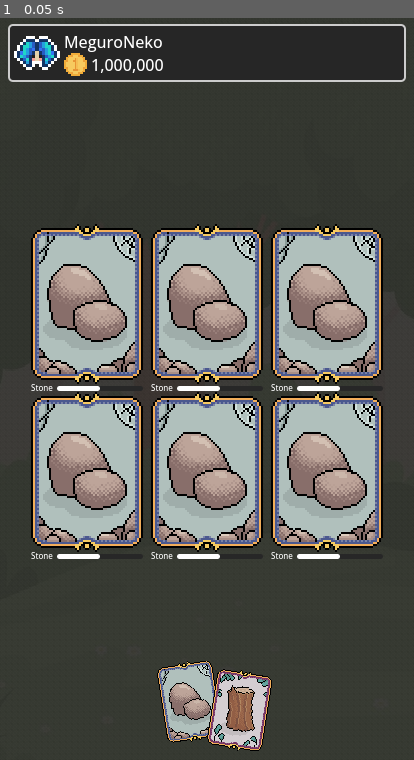
Above: before the commit, frame 1.
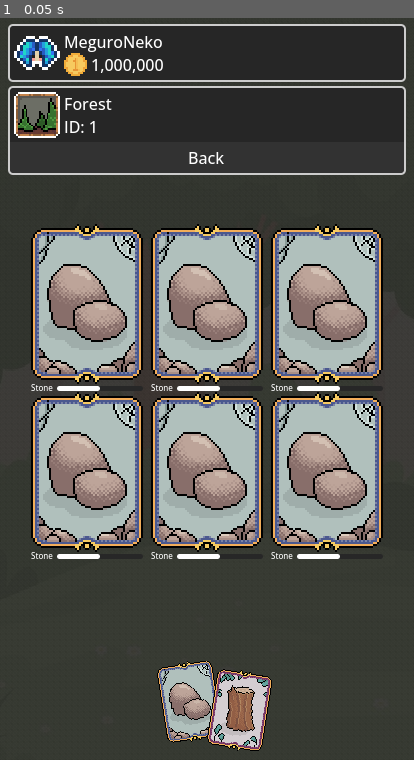
Above: after the commit, the same moment.

Repository: meguroneko/cardvival
Game: Godot game, scene res://scenes/workspace/workspace.tscn
Same seed, same stepped clock (60 frames per second), same inputs: the game is played once before the commit and once after it. This scene is started directly instead of the project's main scene.
Inputs:
- Up to frame 1 (0.05 s): no input

The runs differ from the first frame. In frame 1, 1.5% of the frame differs, in the area x 1-99%, y 9-22%.

Commit message:
+1 for workspace and something else

Diff:
--- a/gui/workspaces/workspace.gd
+++ b/gui/workspaces/workspace.gd
@@ -3,7 +3,11 @@
 
 # Called when the node enters the scene tree for the first time.
 func _ready() -> void:
+	_update()
+
+func _update():
 	var data = get_meta("data")
-	$HBoxContainer/VBoxContainer/Name.text = data["name"]
-	$HBoxContainer/VBoxContainer/Info/ID.text = "ID: " + str(data["id"])
-	$HBoxContainer/TextureRect.texture = load("res://gui/workspaces/textures/%s/icon.png" % data["location"])
+	if data.has("name"):
+		$HBoxContainer/VBoxContainer/Name.text = data["name"]
+		$HBoxContainer/VBoxContainer/Info/ID.text = "ID: " + str(data["id"])
+		$HBoxContainer/TextureRect.texture = load("res://gui/workspaces/textures/%s/icon.png" % data["location"])
--- a/gui/workspaces/workspace_down.tscn
+++ b/gui/workspaces/workspace_down.tscn
@@ -1,7 +1,7 @@
 [gd_scene load_steps=5 format=3 uid="uid://bhnvivwnf5x1d"]
 
 [ext_resource type="Script" path="res://gui/workspaces/workspace.gd" id="1_gyvbj"]
-[ext_resource type="Texture2D" uid="uid://c8jmdedjtkdjl" path="res://gui/quick_info/avatar.png" id="2_jydjx"]
+[ext_resource type="Texture2D" uid="uid://b74fctfgsh0vh" path="res://gui/workspaces/textures/forest/icon.png" id="2_yddal"]
 
 [sub_resource type="StyleBoxFlat" id="StyleBoxFlat_qn6rf"]
 content_margin_left = 6.0
@@ -30,7 +30,7 @@
 
 [node name="TextureRect" type="TextureRect" parent="HBoxContainer"]
 layout_mode = 2
-texture = ExtResource("2_jydjx")
+texture = ExtResource("2_yddal")
 expand_mode = 3
 stretch_mode = 5
 
@@ -40,12 +40,12 @@
 
 [node name="Name" type="Label" parent="HBoxContainer/VBoxContainer"]
 layout_mode = 2
-text = "MeguroNeko"
+text = "Forest"
 
 [node name="Info" type="HBoxContainer" parent="HBoxContainer/VBoxContainer"]
 layout_mode = 2
 
 [node name="ID" type="Label" parent="HBoxContainer/VBoxContainer/Info"]
 layout_mode = 2
-text = "1,000,000"
+text = "ID: 1"
 label_settings = SubResource("LabelSettings_1xj4n")
--- a/gui/workspaces/workspace_up.tscn
+++ b/gui/workspaces/workspace_up.tscn
@@ -1,7 +1,7 @@
 [gd_scene load_steps=6 format=3 uid="uid://by8eylg7av77p"]
 
 [ext_resource type="Script" path="res://gui/workspaces/workspace.gd" id="1_lbcm5"]
-[ext_resource type="Texture2D" uid="uid://c8jmdedjtkdjl" path="res://gui/quick_info/avatar.png" id="2_r7dgi"]
+[ext_resource type="Texture2D" uid="uid://b74fctfgsh0vh" path="res://gui/workspaces/textures/forest/icon.png" id="2_84u78"]
 [ext_resource type="Texture2D" uid="uid://cbbw7q78v3ahj" path="res://gui/quick_info/coin2.png" id="3_phdia"]
 
 [sub_resource type="StyleBoxFlat" id="StyleBoxFlat_qn6rf"]
@@ -31,7 +31,7 @@
 
 [node name="TextureRect" type="TextureRect" parent="HBoxContainer"]
 layout_mode = 2
-texture = ExtResource("2_r7dgi")
+texture = ExtResource("2_84u78")
 expand_mode = 3
 stretch_mode = 5
 
@@ -41,7 +41,7 @@
 
 [node name="Name" type="Label" parent="HBoxContainer/VBoxContainer"]
 layout_mode = 2
-text = "MeguroNeko"
+text = "Forest"
 
 [node name="Info" type="HBoxContainer" parent="HBoxContainer/VBoxContainer"]
 layout_mode = 2
@@ -54,5 +54,5 @@
 
 [node name="ID" type="Label" parent="HBoxContainer/VBoxContainer/Info"]
 layout_mode = 2
-text = "1,000,000"
+text = "ID: 1"
 label_settings = SubResource("LabelSettings_1xj4n")
--- a/scenes/menu/menu.tscn
+++ b/scenes/menu/menu.tscn
@@ -1,7 +1,8 @@
-[gd_scene load_steps=3 format=3 uid="uid://dqp7sacocjuqg"]
+[gd_scene load_steps=4 format=3 uid="uid://dqp7sacocjuqg"]
 
 [ext_resource type="PackedScene" uid="uid://bexub7eku803r" path="res://gui/quick_info/quick_info.tscn" id="1_wkhpv"]
 [ext_resource type="Script" path="res://scenes/menu/workspaces.gd" id="2_vx1e1"]
+[ext_resource type="Texture2D" uid="uid://d2bri6uf7hwul" path="res://textures/background.png" id="3_3mifm"]
 
 [node name="Menu" type="Control"]
 layout_mode = 3
@@ -10,6 +11,17 @@
 anchor_bottom = 1.0
 grow_horizontal = 2
 grow_vertical = 2
+
+[node name="TextureRect" type="TextureRect" parent="."]
+modulate = Color(1, 1, 1, 0.0588235)
+layout_mode = 1
+anchors_preset = 15
+anchor_right = 1.0
+anchor_bottom = 1.0
+grow_horizontal = 2
+grow_vertical = 2
+texture = ExtResource("3_3mifm")
+stretch_mode = 1
 
 [node name="MarginContainer" type="MarginContainer" parent="."]
 layout_mode = 1
--- a/scenes/menu/workspaces.gd
+++ b/scenes/menu/workspaces.gd
@@ -3,15 +3,16 @@
 
 # Called when the node enters the scene tree for the first time.
 func _ready() -> void:
-	var i = 0
-	while i <= len(SessionData.locations) - 1:
-		var workspace_portal = null
-		if i == 0:
-			workspace_portal = load("res://gui/workspaces/workspace_up.tscn").instantiate()
-		elif i == len(SessionData.locations) - 1:
-			workspace_portal = load("res://gui/workspaces/workspace_down.tscn").instantiate()
-		else:
-			workspace_portal = load("res://gui/workspaces/workspace_center.tscn").instantiate()
-		workspace_portal.set_meta("data", SessionData.locations[i])
-		add_child(workspace_portal)
-		i += 1
+	if SessionData.locations:
+		var i = 0
+		while i <= len(SessionData.locations) - 1:
+			var workspace_portal = null
+			if i == 0:
+				workspace_portal = load("res://gui/workspaces/workspace_up.tscn").instantiate()
+			elif i == len(SessionData.locations) - 1:
+				workspace_portal = load("res://gui/workspaces/workspace_down.tscn").instantiate()
+			else:
+				workspace_portal = load("res://gui/workspaces/workspace_center.tscn").instantiate()
+			workspace_portal.set_meta("data", SessionData.locations[i])
+			add_child(workspace_portal)
+			i += 1
--- /dev/null
+++ b/scenes/workspace/location_object/location_object.gd
@@ -0,0 +1,22 @@
+extends TextureRect
+
+var stats = null
+
+func _update():
+	stats = SessionData.current_location
+	if stats:
+		var tex = load("res://cards/textures/location_objects/%s.png" % [stats["texture"]])
+		texture = tex
+		$ProgressBar.value = stats["max_hp"]
+		$ProgressBar.value = stats["hp"]
+		$Label.text = stats["tag"]
+		var x = $Label.get_theme_font("font").get_string_size($Label.text + " ")
+		$ProgressBar.position.x = x
+
+func _ready() -> void:
+	var string_size = $Label.get_theme_font("font").get_string_size($Label.text, HORIZONTAL_ALIGNMENT_LEFT, -1, $Label.get_theme_font_size("font_size"))
+	$ProgressBar.position.x = string_size.x + 4
+	$ProgressBar.size.x = $ProgressBar.size.x - (($ProgressBar.size.x + string_size.x + 4) - size.x)
+
+func take_damage(str):
+	$ProgressBar.value = stats["hp"] - str
--- a/scenes/workspace/location_object/location_object.tscn
+++ b/scenes/workspace/location_object/location_object.tscn
@@ -1,6 +1,7 @@
-[gd_scene load_steps=5 format=3 uid="uid://dx5j8o6qs37hq"]
+[gd_scene load_steps=6 format=3 uid="uid://dx5j8o6qs37hq"]
 
 [ext_resource type="Texture2D" uid="uid://w021gaihn5pd" path="res://cards/textures/resources/cobblestone.png" id="1_umrki"]
+[ext_resource type="Script" path="res://scenes/workspace/location_object/location_object.gd" id="2_evu24"]
 
 [sub_resource type="StyleBoxFlat" id="StyleBoxFlat_3eog2"]
 bg_color = Color(0.152941, 0.152941, 0.152941, 1)
@@ -24,6 +25,8 @@
 offset_right = 56.0
 offset_bottom = 80.0
 texture = ExtResource("1_umrki")
+script = ExtResource("2_evu24")
+metadata/id = 0
 
 [node name="ProgressBar" type="ProgressBar" parent="."]
 layout_mode = 0
@@ -39,7 +42,8 @@
 [node name="Label" type="Label" parent="."]
 layout_mode = 0
 offset_top = 158.0
-offset_right = 44.0
+offset_right = 22.0
 offset_bottom = 170.0
+theme_override_font_sizes/font_size = 8
 text = "Stone"
 label_settings = SubResource("LabelSettings_oavxr")
--- a/scenes/workspace/workspace.tscn
+++ b/scenes/workspace/workspace.tscn
@@ -7,6 +7,23 @@
 [ext_resource type="Texture2D" uid="uid://w021gaihn5pd" path="res://cards/textures/resources/cobblestone.png" id="2_vwtno"]
 [ext_resource type="PackedScene" uid="uid://dx5j8o6qs37hq" path="res://scenes/workspace/location_object/location_object.tscn" id="2_wx2f8"]
 [ext_resource type="Texture2D" uid="uid://ba0tm4djmg50v" path="res://cards/textures/resources/log.png" id="3_p68bd"]
+[ext_resource type="PackedScene" uid="uid://by8eylg7av77p" path="res://gui/workspaces/workspace_up.tscn" id="5_nic2m"]
+[ext_resource type="StyleBox" uid="uid://co8x80ehkfv51" path="res://themes/new_style_box_flat_back.tres" id="5_yj3t6"]
+
+[sub_resource type="StyleBoxFlat" id="StyleBoxFlat_ydgfa"]
+content_margin_left = 6.0
+content_margin_top = 6.0
+content_margin_right = 6.0
+content_margin_bottom = 6.0
+bg_color = Color(0.151276, 0.151276, 0.151276, 1)
+border_width_left = 2
+border_width_top = 2
+border_width_right = 2
+border_width_bottom = 2
+corner_radius_top_left = 4
+corner_radius_top_right = 4
+corner_radius_bottom_right = 4
+corner_radius_bottom_left = 4
 
 [node name="Workspace" type="Control"]
 layout_mode = 3
@@ -37,48 +54,43 @@
 grow_vertical = 2
 texture = ExtResource("2_dca5f")
 
-[node name="MarginContainer" type="MarginContainer" parent="."]
+[node name="HFlowContainer" type="HFlowContainer" parent="."]
 layout_mode = 1
-anchors_preset = 15
+anchors_preset = 14
+anchor_top = 0.5
 anchor_right = 1.0
-anchor_bottom = 1.0
+anchor_bottom = 0.5
+offset_top = -164.0
+offset_bottom = 164.0
 grow_horizontal = 2
 grow_vertical = 2
-theme_override_constants/margin_left = 8
-theme_override_constants/margin_top = 8
-theme_override_constants/margin_right = 8
-theme_override_constants/margin_bottom = 8
-
-[node name="HFlowContainer" type="HFlowContainer" parent="MarginContainer"]
-layout_mode = 2
 size_flags_vertical = 4
 theme_override_constants/h_separation = 8
 theme_override_constants/v_separation = 8
 alignment = 1
 
-[node name="TextureRect" parent="MarginContainer/HFlowContainer" instance=ExtResource("2_wx2f8")]
+[node name="TextureRect" parent="HFlowContainer" instance=ExtResource("2_wx2f8")]
 layout_mode = 2
 
-[node name="TextureRect2" parent="MarginContainer/HFlowContainer" instance=ExtResource("2_wx2f8")]
+[node name="TextureRect2" parent="HFlowContainer" instance=ExtResource("2_wx2f8")]
 layout_mode = 2
+metadata/id = 1
 
-[node name="TextureRect3" parent="MarginContainer/HFlowContainer" instance=ExtResource("2_wx2f8")]
+[node name="TextureRect3" parent="HFlowContainer" instance=ExtResource("2_wx2f8")]
 layout_mode = 2
+metadata/id = 2
 
-[node name="TextureRect4" parent="MarginContainer/HFlowContainer" instance=ExtResource("2_wx2f8")]
+[node name="TextureRect4" parent="HFlowContainer" instance=ExtResource("2_wx2f8")]
 layout_mode = 2
+metadata/id = 3
 
-[node name="TextureRect5" parent="MarginContainer/HFlowContainer" instance=ExtResource("2_wx2f8")]
+[node name="TextureRect5" parent="HFlowContainer" instance=ExtResource("2_wx2f8")]
 layout_mode = 2
+metadata/id = 4
 
-[node name="TextureRect6" parent="MarginContainer/HFlowContainer" instance=ExtResource("2_wx2f8")]
+[node name="TextureRect6" parent="HFlowContainer" instance=ExtResource("2_wx2f8")]
 layout_mode = 2
-
-[node name="VBoxContainer" type="VBoxContainer" parent="MarginContainer"]
-layout_mode = 2
-
-[node name="PanelContainer" parent="MarginContainer/VBoxContainer" instance=ExtResource("1_hh8wu")]
-layout_mode = 2
+metadata/id = 5
 
 [node name="GCardHandLayout" type="Control" parent="."]
 custom_minimum_size = Vector2(0, 96)
@@ -89,7 +101,7 @@
 anchor_right = 0.5
 anchor_bottom = 1.0
 offset_left = -20.0
-offset_top = -64.0
+offset_top = -96.0
 offset_right = 20.0
 grow_horizontal = 2
 grow_vertical = 0
@@ -119,3 +131,39 @@
 offset_bottom = 82.4623
 rotation = 0.15708
 texture = ExtResource("3_p68bd")
+
+[node name="MarginContainer" type="MarginContainer" parent="."]
+layout_mode = 1
+anchors_preset = 10
+anchor_right = 1.0
+offset_bottom = 167.0
+grow_horizontal = 2
+theme_override_constants/margin_left = 8
+theme_override_constants/margin_top = 8
+theme_override_constants/margin_right = 8
+theme_override_constants/margin_bottom = 8
+
+[node name="VBoxContainer" type="VBoxContainer" parent="MarginContainer"]
+layout_mode = 2
+theme_override_constants/separation = 4
+
+[node name="PanelContainer" parent="MarginContainer/VBoxContainer" instance=ExtResource("1_hh8wu")]
+layout_mode = 2
+theme_override_styles/panel = SubResource("StyleBoxFlat_ydgfa")
+
+[node name="VBoxContainer" type="VBoxContainer" parent="MarginContainer/VBoxContainer"]
+layout_mode = 2
+theme_override_constants/separation = 0
+
+[node name="PanelContainer3" parent="MarginContainer/VBoxContainer/VBoxContainer" instance=ExtResource("5_nic2m")]
+layout_mode = 2
+mouse_filter = 2
+
+[node name="PanelContainer2" type="PanelContainer" parent="MarginContainer/VBoxContainer/VBoxContainer"]
+layout_mode = 2
+theme_override_styles/panel = ExtResource("5_yj3t6")
+
+[node name="Label" type="Label" parent="MarginContainer/VBoxContainer/VBoxContainer/PanelContainer2"]
+layout_mode = 2
+text = "Back"
+horizontal_alignment = 1
--- a/session_data.gd
+++ b/session_data.gd
@@ -2,5 +2,7 @@
 
 var me = null
 var locations = null
+var current_location = null
+signal workspace_opened
 signal error_opened
 signal error_closed
--- /dev/null
+++ b/themes/new_style_box_flat_back.tres
@@ -0,0 +1,13 @@
+[gd_resource type="StyleBoxFlat" format=3 uid="uid://co8x80ehkfv51"]
+
+[resource]
+content_margin_left = 6.0
+content_margin_top = 4.0
+content_margin_right = 6.0
+content_margin_bottom = 6.0
+bg_color = Color(0.194349, 0.194349, 0.194349, 1)
+border_width_left = 2
+border_width_right = 2
+border_width_bottom = 2
+corner_radius_bottom_right = 4
+corner_radius_bottom_left = 4
Binary file added: cards/textures/location_objects/stone.png
Not shown, added: cards/textures/location_objects/stone.png.import
Binary file added: cards/textures/location_objects/tree.png
Not shown, added: cards/textures/location_objects/tree.png.import
Not shown: 1 places in scenes/workspace/workspace.tscn that only renumber resources
